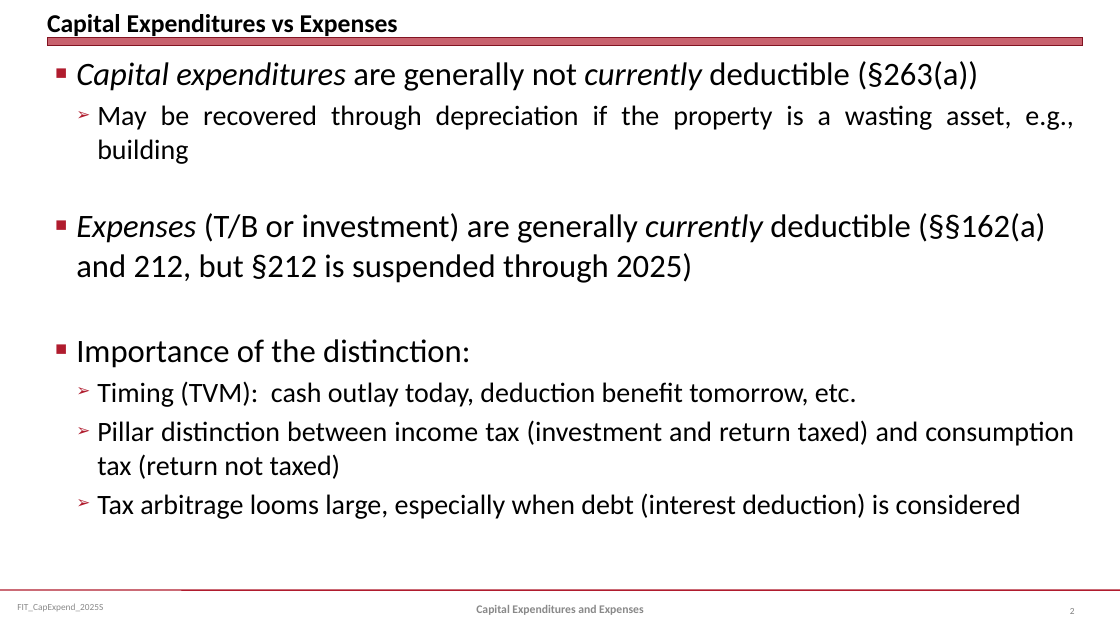
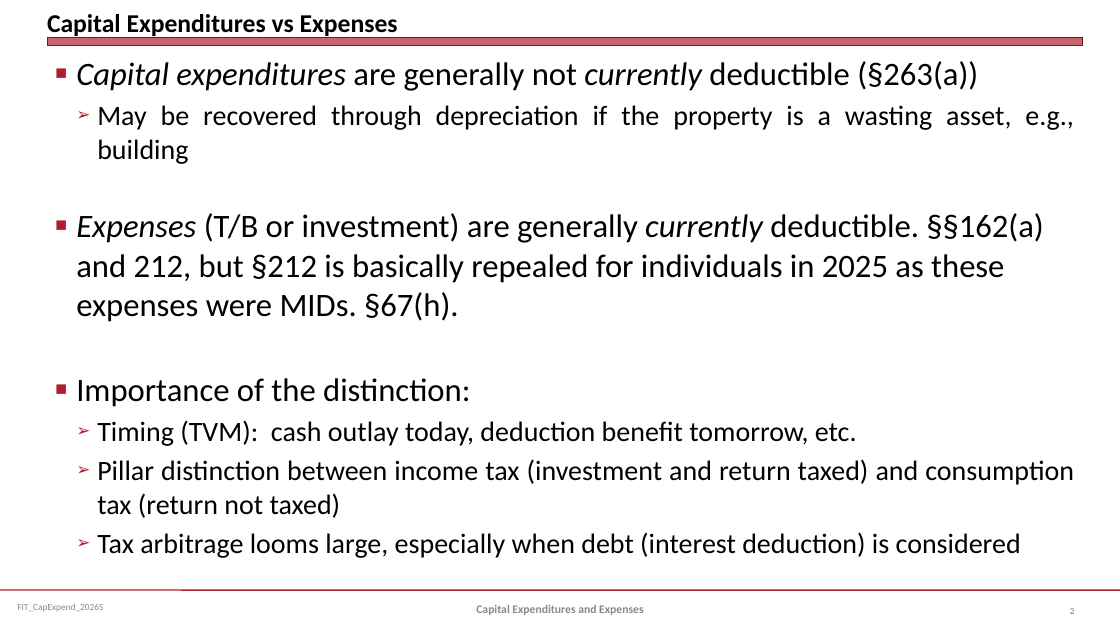
Before and after one commit to jmc877/Fed-Income-Tax, a slide deck: slide 2 of slides/FIT_CapExpend_2025S.pptx. Drawn at 1120x630 pixels with LibreOffice and Linux fonts; fonts in the diff are those of the drawing. Boxes give left, top, right and bottom in pixels: in the first picture for what was removed or moved away, otherwise in the second. Text is boxed around its words. In the diff, an @@ line names an element or a change of style, - is before the commit and + after.

```diff
--- a/slides/FIT_CapExpend_2025S.pptx
+++ b/slides/FIT_CapExpend_2025S.pptx
@@ text at bbox=[76, 213, 1044, 322]: text changed @@
-■ Expenses (T/B or investment) are generally currently deductible (§§162(a) and 212, but §212 is suspended through 2025)
+■ Expenses (T/B or investment) are generally currently deductible. §§162(a) and 212, but §212 is basically repealed for individuals in 2025 as these expenses were MIDs. §67(h).
```
Also in this commit, not shown: 9 other slides changed, 1 slide removed, 4 other files.
